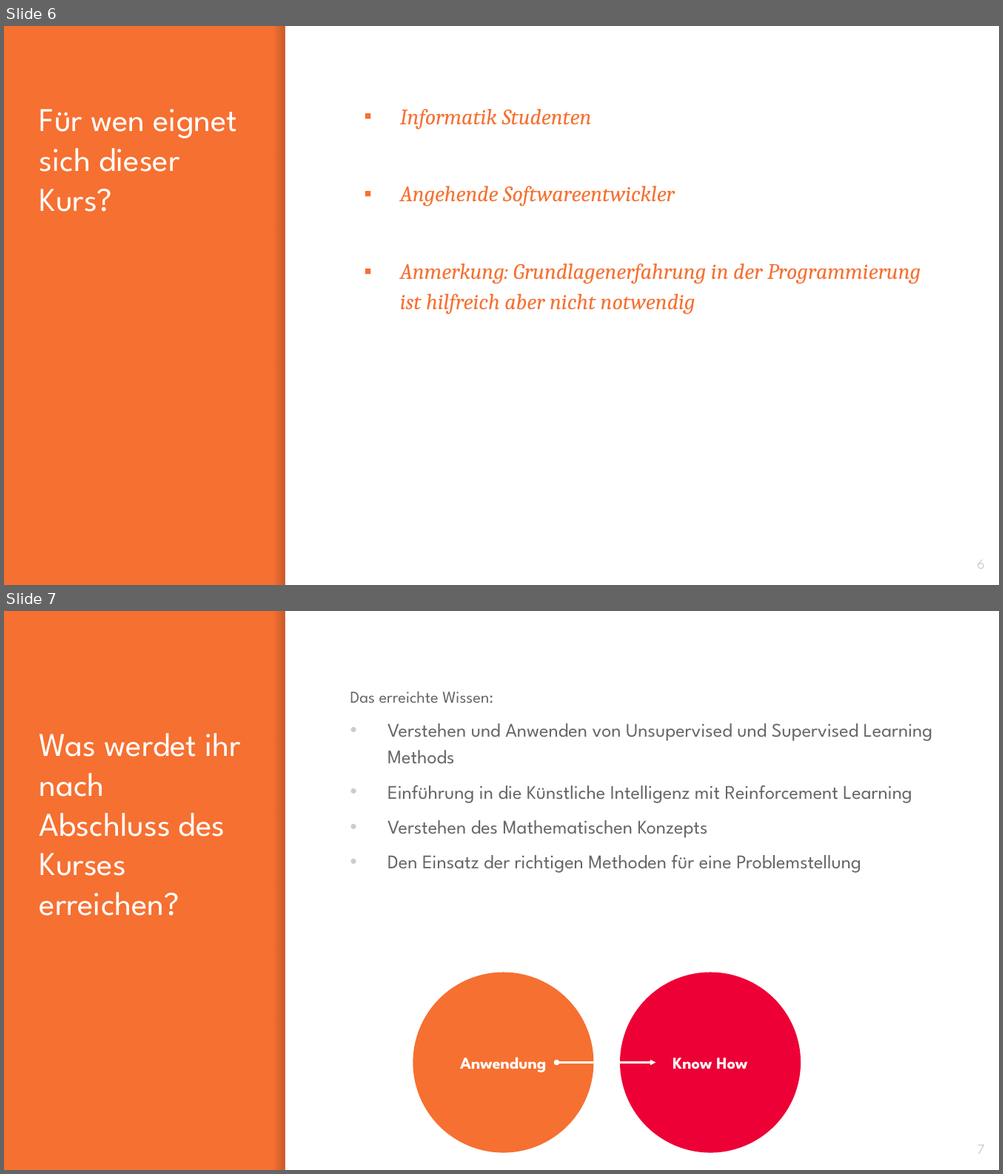
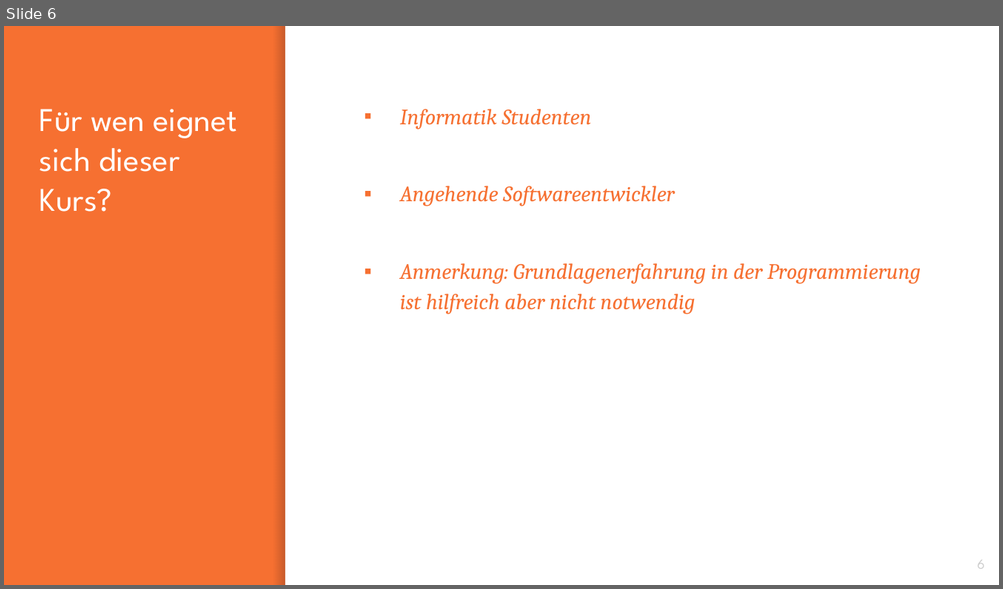
Before and after one commit to franneck94/UdemyML, a slide deck: lectures/Introduction.pptx. Shown one above the other, each under a label of ours: slides 6 and 7 before the commit, slide 6 after it. The pictures are 1003x1174 and 1003x589 pixels, drawn with LibreOffice and Linux fonts; fonts in the diff are those of the drawing. Boxes give left, top, right and bottom in pixels: in the first picture for what was removed or moved away, otherwise in the second. Text is boxed around its words. In the diff, an @@ line names an element or a change of style, - is before the commit and + after.

```diff
--- a/lectures/Introduction.pptx
+++ b/lectures/Introduction.pptx
@@ slide 7 removed at (x1=4, y1=611, x2=999, y2=1170), background #F67031; not listed: 2 template elements that a slide beside it also shows @@
@@ text removed at (x1=350, y1=691, x2=932, y2=873) @@
-Das erreichte Wissen:
-• Verstehen und Anwenden von Unsupervised und Supervised Learning Methods
-• Einführung in die Künstliche Intelligenz mit Reinforcement Learning
-• Verstehen des Mathematischen Konzepts
-• Den Einsatz der richtigen Methoden für eine Problemstellung
@@ title removed at (x1=40, y1=733, x2=240, y2=916) @@
-Was werdet ihr nach Abschluss des Kurses erreichen?
@@ ellipse removed at (x1=412, y1=972, x2=594, y2=1153) @@
-Anwendung
@@ ellipse removed at (x1=620, y1=972, x2=801, y2=1153) @@
-Know How
@@ double arrow removed from (556, 1062) to (655, 1062) @@
@@ page number removed at (x1=977, y1=1145, x2=984, y2=1154) @@
-7
```
Also in this commit, not shown: 2 slides changed, 3 other files.
